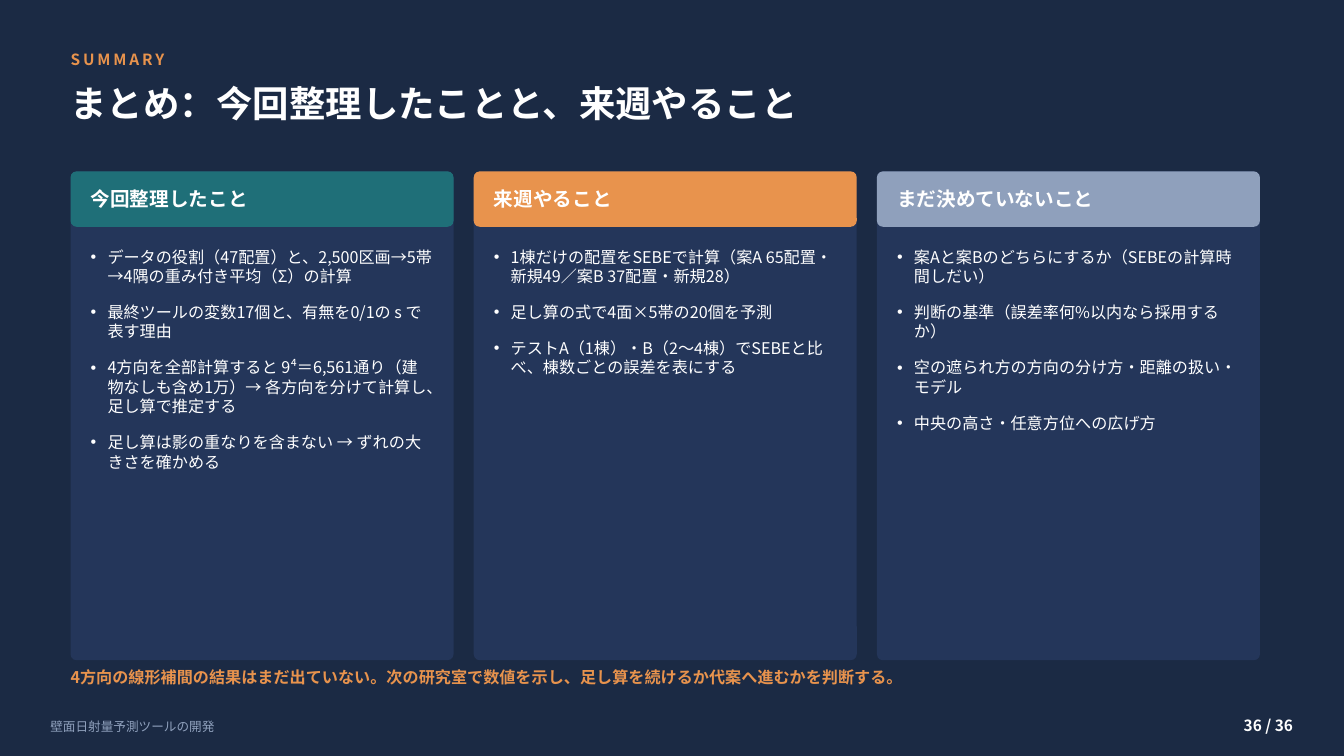
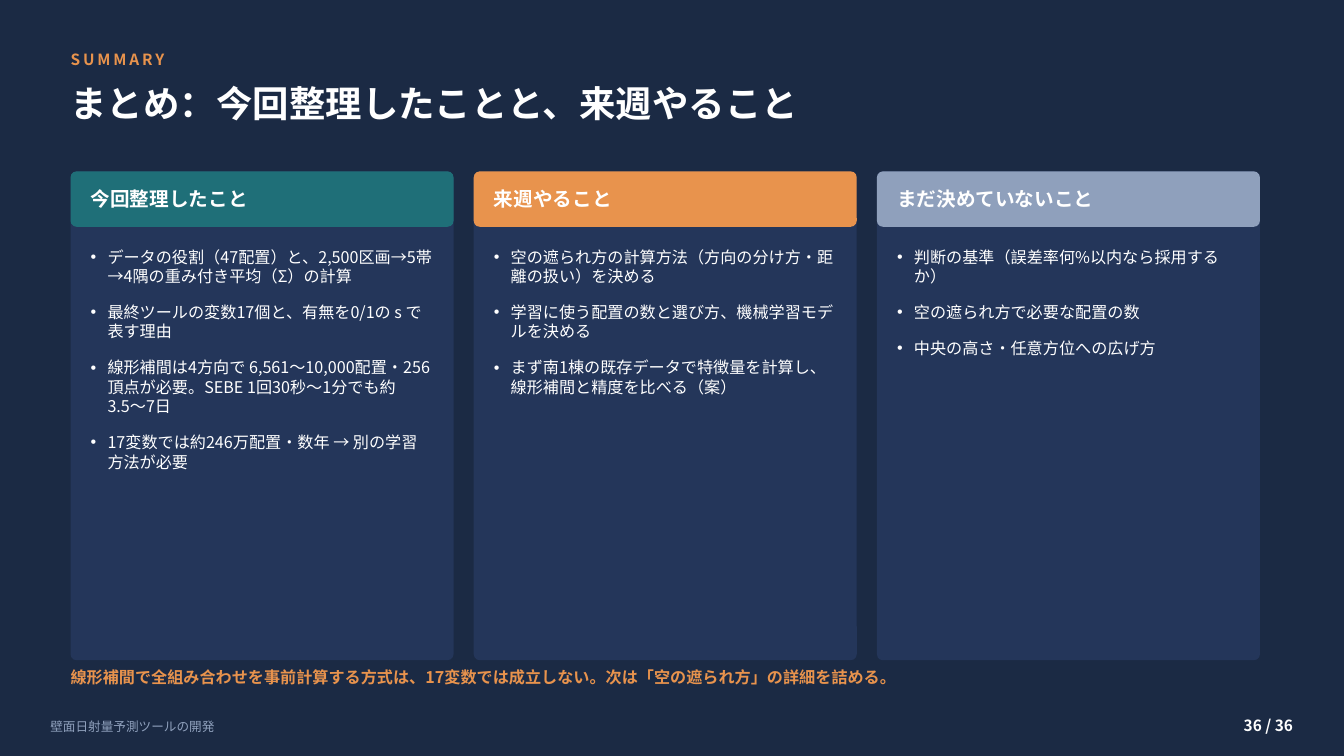
Before and after one commit to koyoy1016-gif/koyo1016, a slide deck: slide 36 of slides/壁面日射量予測ツールの開発_補足付き.pptx. Drawn at 1344x756 pixels with LibreOffice and Linux fonts; fonts in the diff are those of the drawing. Boxes give left, top, right and bottom in pixels: in the first picture for what was removed or moved away, otherwise in the second. Text is boxed around its words. In the diff, an @@ line names an element or a change of style, - is before the commit and + after.

```diff
--- a/slides/壁面日射量予測ツールの開発_補足付き.pptx
+++ b/slides/壁面日射量予測ツールの開発_補足付き.pptx
@@ text at box(511, 249, 834, 395): text changed @@
-• 1棟だけの配置をSEBEで計算（案A 65配置・新規49／案B 37配置・新規28）
-• 足し算の式で4面×5帯の20個を予測
-• テストA（1棟）・B（2〜4棟）でSEBEと比べ、棟数ごとの誤差を表にする
+• 空の遮られ方の計算方法（方向の分け方・距離の扱い）を決める
+• 学習に使う配置の数と選び方、機械学習モデルを決める
+• まず南1棟の既存データで特徴量を計算し、線形補間と精度を比べる（案）
@@ text at box(914, 249, 1232, 265): paragraph removed @@
-• 案Aと案Bのどちらにするか（SEBEの計算時間しだい）
@@ text at box(914, 304, 1140, 319): text changed @@
-• 空の遮られ方の方向の分け方・距離の扱い・モデル
+• 空の遮られ方で必要な配置の数
@@ text at box(108, 359, 430, 469): text changed @@
-• 4方向を全部計算すると 9⁴＝6,561通り（建物なしも含め1万）→ 各方向を分けて計算し、足し算で推定する
-• 足し算は影の重なりを含まない → ずれの大きさを確かめる
+• 線形補間は4方向で 6,561〜10,000配置・256頂点が必要。SEBE 1回30秒〜1分でも約3.5〜7日
+• 17変数では約246万配置・数年 → 別の学習方法が必要
@@ text at box(71, 669, 896, 685): text changed @@
-4方向の線形補間の結果はまだ出ていない。次の研究室で数値を示し、足し算を続けるか代案へ進むかを判断する。
+線形補間で全組み合わせを事前計算する方式は、17変数では成立しない。次は「空の遮られ方」の詳細を詰める。
```
Also in this commit, not shown: 7 other slides changed, 2 slides added, 2 slides removed, 4 other files.
